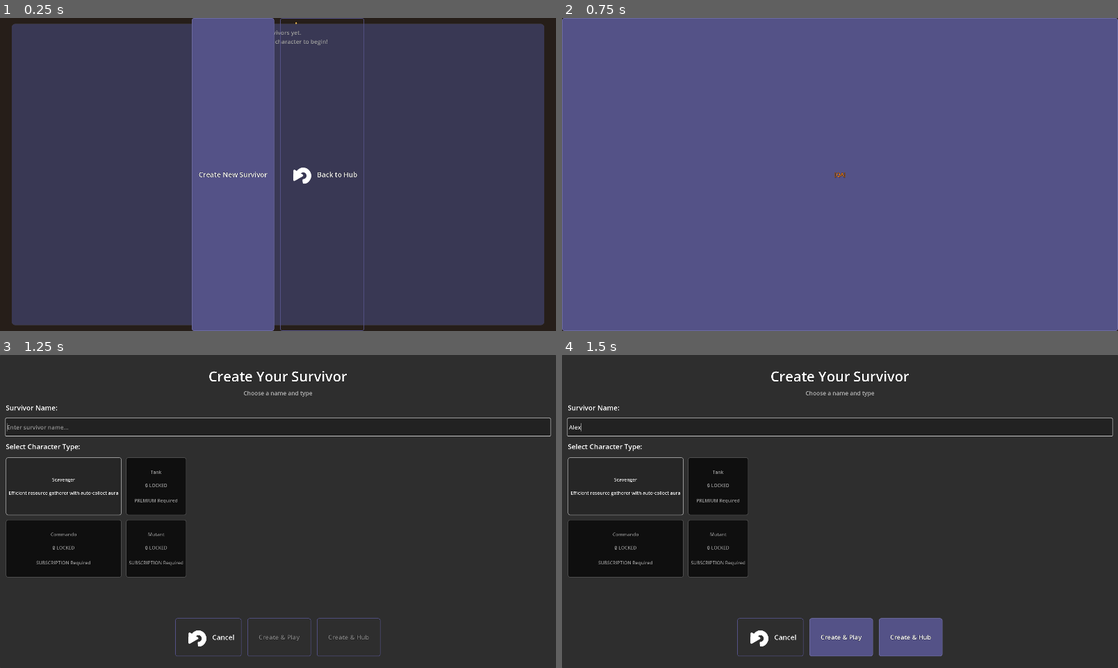
Above: before the commit, frames 1-4 (two rows, left to right).
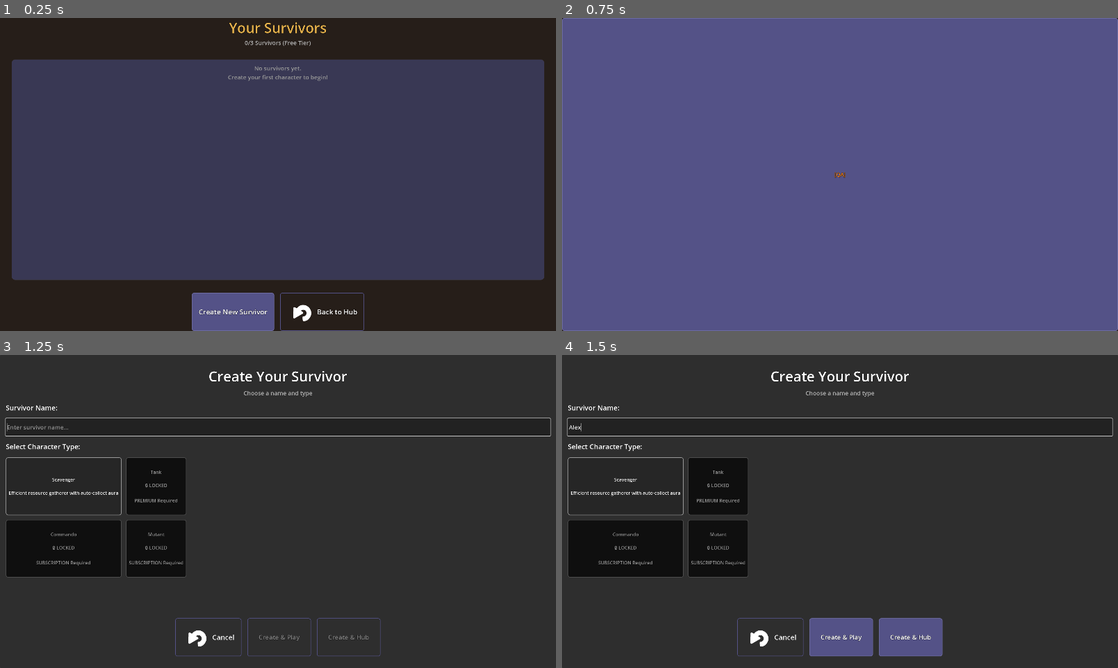
Above: after the commit, the same moments.

Repository: alanjayspector/scrap-survivor-godot
Game: Godot game, scene res://scenes/ui/character_roster.tscn
Two runs of this game, one before a commit and one after it. Both use one fixed random seed, a clock stepped at 60 frames per second and the inputs below. This scene is started directly instead of the project's main scene. Sound files missing from this copy of the repository are replaced by a short silence.
Inputs (mouse positions are in pixels of both pictures, inside the frame that each line leads up to):
- Up to frame 1 (0.25 s): no input
- Up to frame 2 (0.75 s): click "Back to Hub" at 0.5 s
- Up to frame 3 (1.25 s): no input
- Up to frame 4 (1.5 s): click (840, 426) at 1.27 s; type "Alex" at 1.35 s

The runs differ from the first frame. In frame 1, 35% of the frame differs, in the area x 2-98%, y 0-99%; in frame 2, nothing differs; in frame 3, nothing differs; in frame 4, nothing differs.

Commit message:
fix(ui): correct character_roster hierarchy and ScreenContainer margins
Fix CRITICAL MarginContainer violations and iOS safe area bugs from Phase 6.

Character Roster Scene Fix:
- Add VBoxContainer wrapper as single child of ScreenContainer
- Move HeaderContainer, CharacterListContainer, ButtonsContainer into wrapper
- Set VBoxContainer: layout_mode=2, separation=24
- Update node paths in character_roster.gd

ScreenContainer Component Fixes:
- Clamp margins to non-negative (iOS API returns negative values in landscape)
- Make left/right margins symmetric in landscape mode (no side notches)
- Enforce minimum 34px bottom margin for home indicator (iOS HIG)
- Fix viewport reference for consistency

Fixes:
- No more black bars on left side (QA Pass 6 failure)
- Content properly centered in landscape mode
- Buttons visible and accessible
- Safe area clearance for Dynamic Island and home indicator

QA Pass 7a: PASSED on iPhone 15 Pro Max (Landscape)
- Layout centered with symmetric margins (177px left/right)
- Buttons accessible at bottom (34px clearance)
- All UI elements visible and functional

🤖 Generated with [Claude Code](https://claude.com/claude-code)

Co-Authored-By: Claude <noreply@anthropic.com>

Diff:
--- a/scenes/ui/character_roster.tscn
+++ b/scenes/ui/character_roster.tscn
@@ -32,11 +32,15 @@
 grow_vertical = 2
 script = ExtResource("3_screen_container")
 
-[node name="HeaderContainer" type="VBoxContainer" parent="ScreenContainer"]
+[node name="VBoxContainer" type="VBoxContainer" parent="ScreenContainer"]
+layout_mode = 2
+theme_override_constants/separation = 24
+
+[node name="HeaderContainer" type="VBoxContainer" parent="ScreenContainer/VBoxContainer"]
 layout_mode = 2
 size_flags_horizontal = 3
 
-[node name="TitleLabel" type="Label" parent="ScreenContainer/HeaderContainer"]
+[node name="TitleLabel" type="Label" parent="ScreenContainer/VBoxContainer/HeaderContainer"]
 layout_mode = 2
 theme_override_colors/font_color = Color(0.9, 0.7, 0.3, 1)
 theme_override_colors/font_outline_color = Color(0, 0, 0, 1)
@@ -45,14 +49,14 @@
 text = "Your Survivors"
 horizontal_alignment = 1
 
-[node name="SlotLabel" type="Label" parent="ScreenContainer/HeaderContainer"]
+[node name="SlotLabel" type="Label" parent="ScreenContainer/VBoxContainer/HeaderContainer"]
 layout_mode = 2
 theme_override_colors/font_color = Color(0.7, 0.7, 0.7, 1)
 theme_override_font_sizes/font_size = 20
 text = "0/3 Survivors (Free Tier)"
 horizontal_alignment = 1
 
-[node name="CharacterListContainer" type="MarginContainer" parent="ScreenContainer"]
+[node name="CharacterListContainer" type="MarginContainer" parent="ScreenContainer/VBoxContainer"]
 layout_mode = 2
 size_flags_horizontal = 3
 size_flags_vertical = 3
@@ -61,29 +65,29 @@
 theme_override_constants/margin_right = 40
 theme_override_constants/margin_bottom = 20
 
-[node name="ScrollContainer" type="ScrollContainer" parent="ScreenContainer/CharacterListContainer"]
+[node name="ScrollContainer" type="ScrollContainer" parent="ScreenContainer/VBoxContainer/CharacterListContainer"]
 layout_mode = 2
 follow_focus = true
 
-[node name="CharacterList" type="VBoxContainer" parent="ScreenContainer/CharacterListContainer/ScrollContainer"]
+[node name="CharacterList" type="VBoxContainer" parent="ScreenContainer/VBoxContainer/CharacterListContainer/ScrollContainer"]
 layout_mode = 2
 size_flags_horizontal = 3
 size_flags_vertical = 3
 theme_override_constants/separation = 10
 
-[node name="ButtonsContainer" type="HBoxContainer" parent="ScreenContainer"]
+[node name="ButtonsContainer" type="HBoxContainer" parent="ScreenContainer/VBoxContainer"]
 layout_mode = 2
 size_flags_horizontal = 3
 theme_override_constants/separation = 20
 alignment = 1
 
-[node name="CreateNewButton" type="Button" parent="ScreenContainer/ButtonsContainer"]
+[node name="CreateNewButton" type="Button" parent="ScreenContainer/VBoxContainer/ButtonsContainer"]
 custom_minimum_size = Vector2(280, 60)
 layout_mode = 2
 theme_override_font_sizes/font_size = 24
 text = "Create New Survivor"
 
-[node name="BackButton" type="Button" parent="ScreenContainer/ButtonsContainer"]
+[node name="BackButton" type="Button" parent="ScreenContainer/VBoxContainer/ButtonsContainer"]
 custom_minimum_size = Vector2(150, 60)
 layout_mode = 2
 theme_override_font_sizes/font_size = 24
--- a/scripts/ui/character_roster.gd
+++ b/scripts/ui/character_roster.gd
@@ -20,10 +20,11 @@
 const UI_ICONS = preload("res://scripts/ui/theme/ui_icons.gd")
 
 @onready
-var character_list: VBoxContainer = $ScreenContainer/CharacterListContainer/ScrollContainer/CharacterList
-@onready var slot_label: Label = $ScreenContainer/HeaderContainer/SlotLabel
-@onready var create_new_button: Button = $ScreenContainer/ButtonsContainer/CreateNewButton
-@onready var back_button: Button = $ScreenContainer/ButtonsContainer/BackButton
+var character_list: VBoxContainer = $ScreenContainer/VBoxContainer/CharacterListContainer/ScrollContainer/CharacterList
+@onready var slot_label: Label = $ScreenContainer/VBoxContainer/HeaderContainer/SlotLabel
+@onready
+var create_new_button: Button = $ScreenContainer/VBoxContainer/ButtonsContainer/CreateNewButton
+@onready var back_button: Button = $ScreenContainer/VBoxContainer/ButtonsContainer/BackButton
 @onready var audio_player: AudioStreamPlayer = $AudioStreamPlayer
 
 
--- a/scripts/ui/components/screen_container.gd
+++ b/scripts/ui/components/screen_container.gd
@@ -37,6 +37,22 @@
 	var inset_bottom = viewport_size.y - (safe_area.position.y + safe_area.size.y)
 	var inset_right = viewport_size.x - (safe_area.position.x + safe_area.size.x)
 
+	# Clamp to non-negative (iOS API can return bad data in landscape)
+	inset_top = max(0, inset_top)
+	inset_left = max(0, inset_left)
+	inset_bottom = max(0, inset_bottom)
+	inset_right = max(0, inset_right)
+
+	# Landscape mode: Make left/right symmetric (no side notches in landscape)
+	var is_landscape = viewport_size.x > viewport_size.y
+	if is_landscape:
+		var side_margin = max(inset_left, inset_right)
+		inset_left = side_margin
+		inset_right = side_margin
+
+	# Enforce minimum bottom margin for home indicator (iOS HIG: ~34px)
+	inset_bottom = max(34, inset_bottom)
+
 	print("  Calculated insets:")
 	print("    top: ", inset_top)
 	print("    left: ", inset_left)
Not shown: 1 places in scenes/ui/character_roster.tscn that only renumber resources
